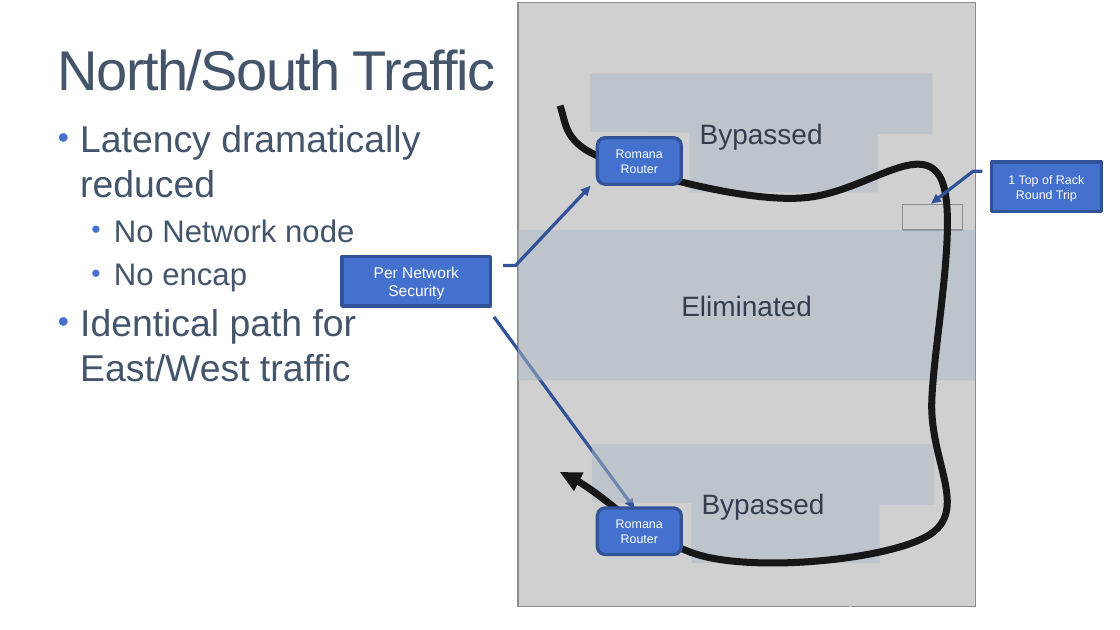
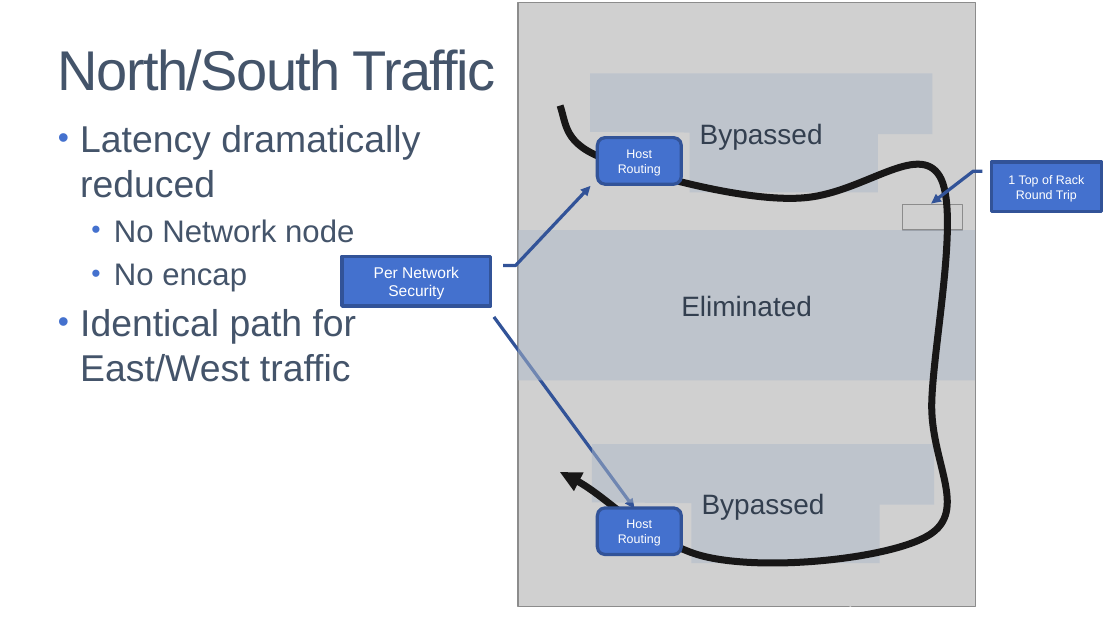
Before and after one commit to romana/romana.github.io, a slide deck: slide 4 of _diagrams/images.pptx. Drawn at 1120x630 pixels with LibreOffice and Linux fonts; fonts in the diff are those of the drawing; grey boxes stand for pictures. Boxes give left, top, right and bottom in pixels: in the first picture for what was removed or moved away, otherwise in the second. Text is boxed around its words. In the diff, an @@ line names an element or a change of style, - is before the commit and + after.

```diff
--- a/_diagrams/images.pptx
+++ b/_diagrams/images.pptx
@@ text in rounded rectangle at bbox=[618, 149, 661, 176]: text changed @@
-Romana Router
+Host Routing
@@ text in rounded rectangle at bbox=[618, 519, 661, 546]: text changed @@
-Romana Router
+Host Routing
```
Also in this commit, not shown: 9 other files.
